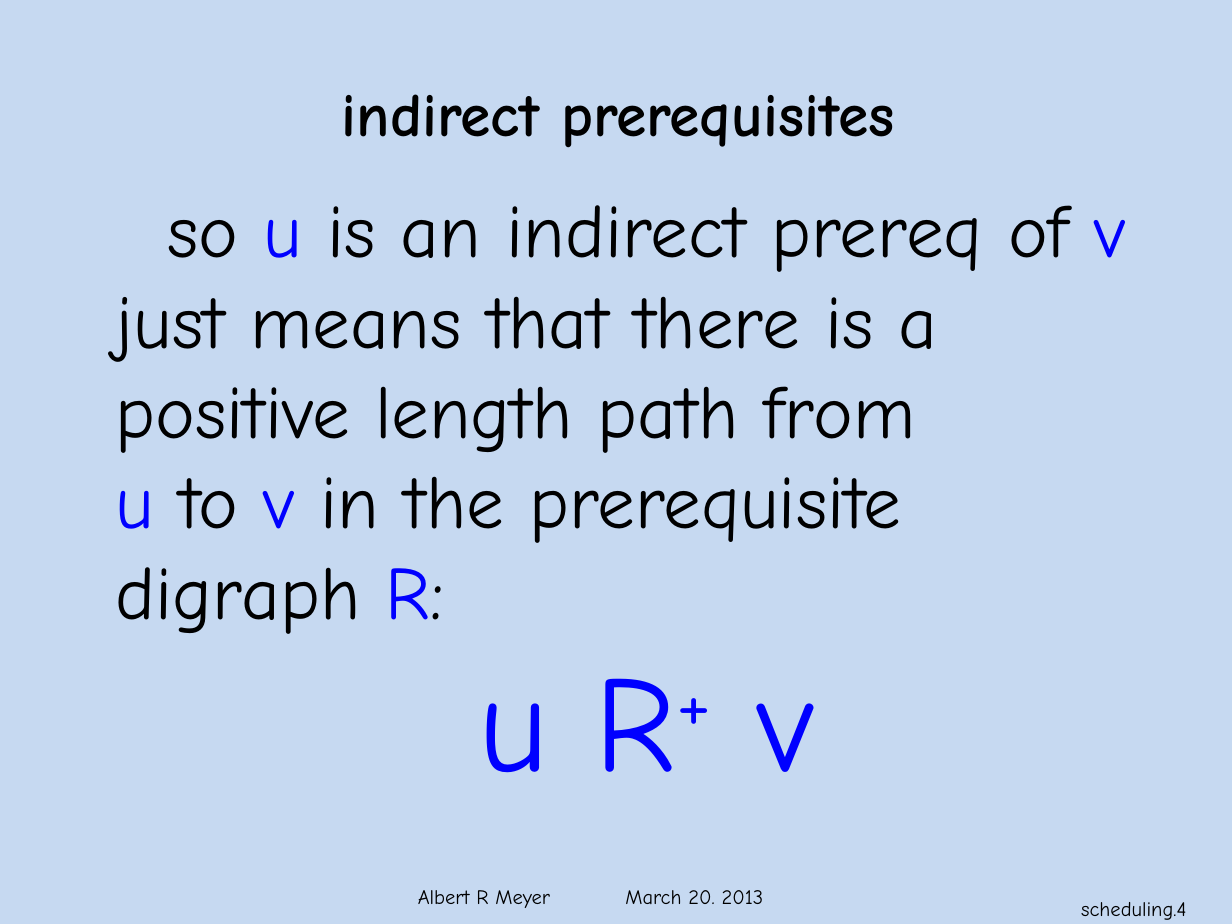
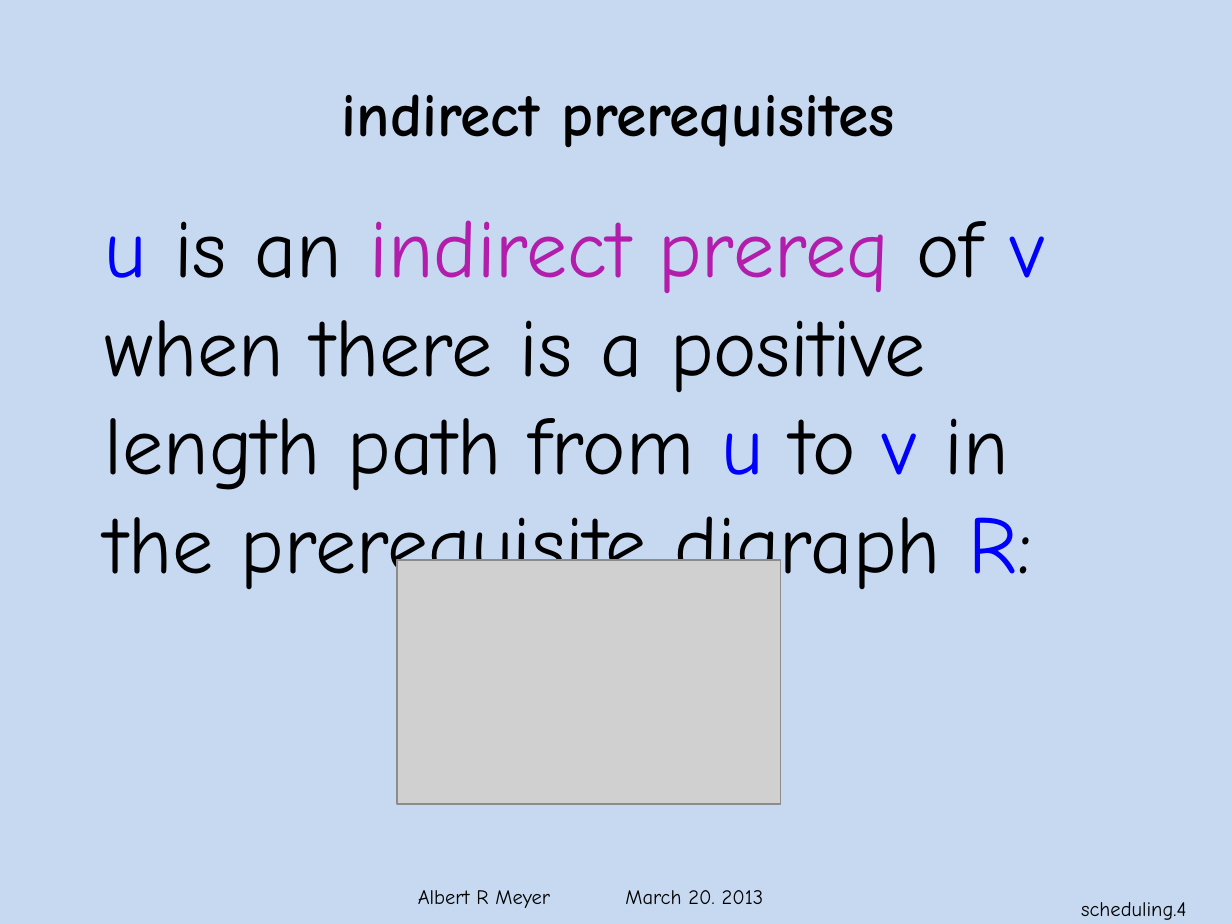
Before and after one commit to armeyer/mcs_web, a slide deck: slide 4 of spring13/slides13/scheduling.pptx. Drawn at 1232x924 pixels with LibreOffice and Linux fonts; fonts in the diff are those of the drawing; grey boxes stand for pictures; background and template pictures are left out. Boxes give left, top, right and bottom in pixels: in the first picture for what was removed or moved away, otherwise in the second. Text is boxed around its words. In the diff, an @@ line names an element or a change of style, - is before the commit and + after.

```diff
--- a/spring13/slides13/scheduling.pptx
+++ b/spring13/slides13/scheduling.pptx
@@ text at bbox=[105, 220, 1044, 599]: text changed; size 44 to 48 pt @@
-so u is an indirect prereq of v
-just means that there is a
-positive length path from
-u to v in the prerequisite
-digraph R:
-u R+ v
+u is an indirect prereq of v
+when there is a positive
+length path from u to v in
+the prerequisite digraph R:
@@ picture added at bbox=[397, 559, 780, 803] @@
```
Also in this commit, not shown: 11 other slides changed, 5 slides added.
